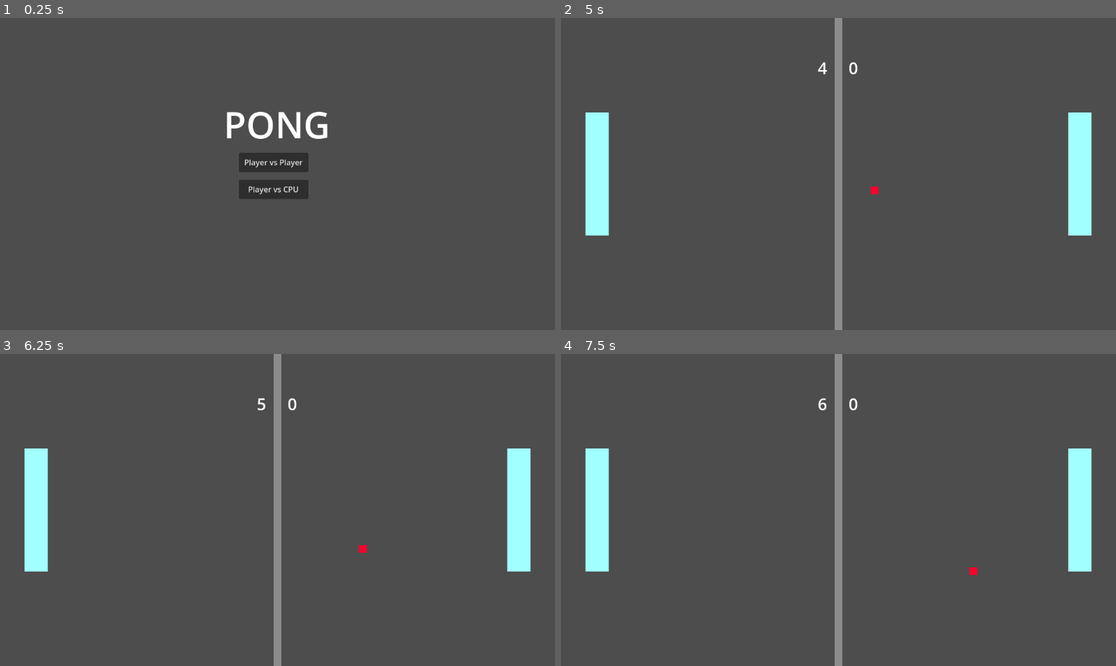
Above: before the commit, frames 1-4 (two rows, left to right).
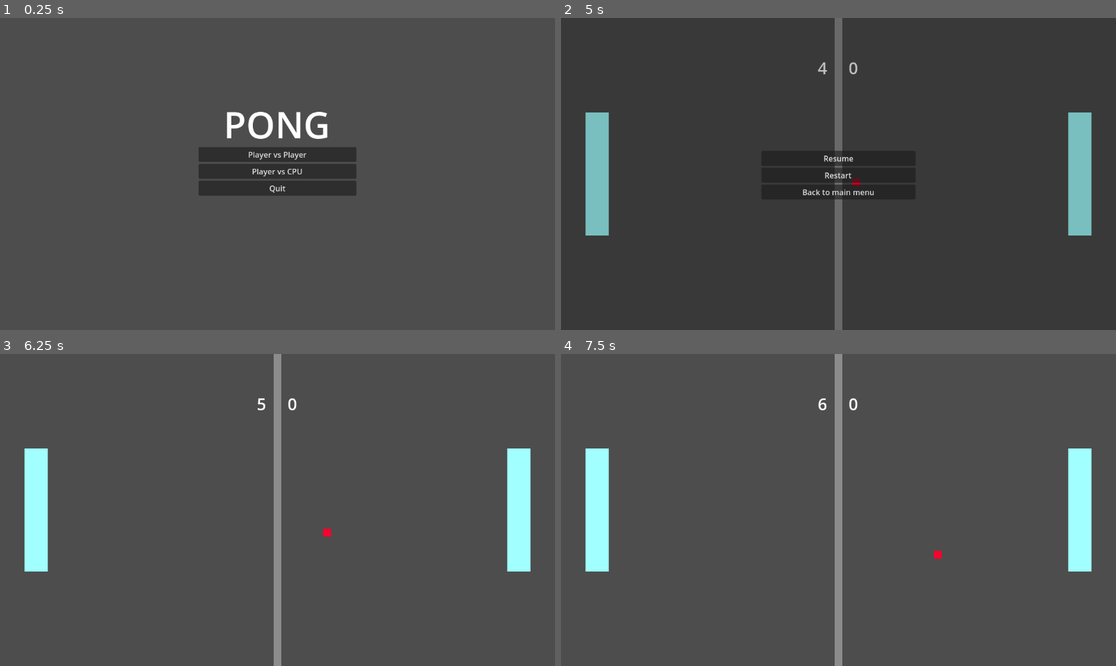
Above: after the commit, the same moments.

Repository: maxeeDev/pong
Game: Godot game, scene res://ui/main_menu.tscn
Two runs of this game, one before a commit and one after it. Both use one fixed random seed, a clock stepped at 60 frames per second and the inputs below.
Inputs (mouse positions are in pixels of both pictures, inside the frame that each line leads up to):
- Up to frame 1 (0.25 s): no input
- Up to frame 2 (5 s): click "Player vs Player" at 0.5 s; tap Enter at 2 s; tap Space at 3.5 s; tap Escape (pause, bound only after the commit) at 4.9 s
- Up to frame 3 (6.25 s): click (277, 494) at 5 s, where only the run after the commit has a clickable "Resume"
- Up to frame 4 (7.5 s): no input

The runs differ from the first frame. In frame 1, 3.2% of the frame differs, in the area x 35-65%, y 41-58%; in frame 2, 8.6%, in the area x 4-96%, y 0-100%; in frame 3, less than 0.1%; in frame 4, less than 0.1%.

Commit message:
add pause menu, tidy up player script

Diff:
--- a/level/level.tscn
+++ b/level/level.tscn
@@ -6,6 +6,7 @@
 [ext_resource type="PackedScene" uid="uid://1r0sbafi8hfx" path="res://player/player.tscn" id="3_qohg2"]
 [ext_resource type="PackedScene" uid="uid://bb2hrwta1smw" path="res://ball/ball.tscn" id="4_vkbyq"]
 [ext_resource type="PackedScene" uid="uid://dgrlq3t3ny43" path="res://level/outside_area.tscn" id="5_ktfr2"]
+[ext_resource type="PackedScene" uid="uid://dq5ebrry7eddo" path="res://ui/pause_menu.tscn" id="7_ivpvi"]
 
 [node name="Level" type="Node2D"]
 script = ExtResource("1_44x8d")
@@ -61,6 +62,10 @@
 scroll_active = false
 horizontal_alignment = 1
 
+[node name="CanvasLayer" type="CanvasLayer" parent="."]
+
+[node name="PauseMenu" parent="CanvasLayer" instance=ExtResource("7_ivpvi")]
+
 [connection signal="body_entered" from="Divider" to="." method="_on_divider_body_entered"]
 [connection signal="body_entered" from="OutsideAreaLeft" to="." method="_on_outside_area_left_body_entered"]
 [connection signal="body_entered" from="OutsideAreaRight" to="." method="_on_outside_area_right_body_entered"]
--- a/player/player.gd
+++ b/player/player.gd
@@ -7,6 +7,7 @@
 var ai_target_ypos: float = 100
 
 const SPEED: int = 400
+const AI_ACCURACY = 50
 
 func _ready() -> void:
 	ball = get_parent().get_node("Ball")
@@ -20,14 +21,14 @@
 		position.y += get_ai_movement_dir() * SPEED * delta
 
 func update_player_position(player_number: int, delta: float) -> void:
-	var direction = Input.get_axis("player" + str(player_number) + "_up" ,"player" + str(player_number) + "_down")
+	direction = Input.get_axis("player" + str(player_number) + "_up" ,"player" + str(player_number) + "_down")
 	position.y += direction * SPEED * delta
 
 # helpful video for pong ai: https://www.youtube.com/watch?v=GRgYRvv2mPY
 
 func get_ai_movement_dir() -> int:
 	var dist_to_target: float = abs(ai_target_ypos - global_position.y)
-	var accuracy_dist: float = 50
+	var accuracy_dist: float = AI_ACCURACY
 
 	ai_target_ypos = ball.global_position.y
 
--- a/project.godot
+++ b/project.godot
@@ -41,6 +41,11 @@
 "events": [Object(InputEventKey,"resource_local_to_scene":false,"resource_name":"","device":-1,"window_id":0,"alt_press …(195 unchanged characters)…
 ]
 }
+pause={
+"deadzone": 0.2,
+"events": [Object(InputEventKey,"resource_local_to_scene":false,"resource_name":"","device":-1,"window_id":0,"alt_pressed":false,"shift_pressed":false,"ctrl_pressed":false,"meta_pressed":false,"pressed":false,"keycode":0,"physical_keycode":4194305,"key_label":0,"unicode":0,"location":0,"echo":false,"script":null)
+]
+}
 
 [rendering]
 
--- a/ui/main_menu.gd
+++ b/ui/main_menu.gd
@@ -1,11 +1,12 @@
 extends Control
-
-var game_scene: PackedScene = preload("res://level/level.tscn")
 
 func _on_player_vs_player_pressed() -> void:
 	Globals.game_mode = Globals.mode.PLAYER_VS_PLAYER
-	get_tree().change_scene_to_packed(game_scene)
+	get_tree().change_scene_to_file("res://level/level.tscn")
 
 func _on_player_vs_cpu_pressed() -> void:
 	Globals.game_mode = Globals.mode.PLAYER_VS_CPU
-	get_tree().change_scene_to_packed(game_scene)
+	get_tree().change_scene_to_file("res://level/level.tscn")
+
+func _on_quit_pressed() -> void:
+	get_tree().quit()
--- a/ui/main_menu.tscn
+++ b/ui/main_menu.tscn
@@ -9,6 +9,7 @@
 anchor_bottom = 1.0
 grow_horizontal = 2
 grow_vertical = 2
+mouse_filter = 2
 script = ExtResource("1_t7e0r")
 
 [node name="Label" type="Label" parent="."]
@@ -27,25 +28,34 @@
 theme_override_font_sizes/font_size = 76
 text = "PONG"
 
-[node name="Buttons" type="Control" parent="."]
-anchors_preset = 0
-offset_left = 496.0
-offset_top = 280.0
-offset_right = 536.0
-offset_bottom = 320.0
+[node name="VBoxContainer" type="VBoxContainer" parent="."]
+layout_mode = 1
+anchors_preset = 8
+anchor_left = 0.5
+anchor_top = 0.5
+anchor_right = 0.5
+anchor_bottom = 0.5
+offset_left = -164.0
+offset_top = -56.0
+offset_right = 164.0
+offset_bottom = 56.0
+grow_horizontal = 2
+grow_vertical = 2
+mouse_filter = 2
 
-[node name="PlayerVsPlayer" type="Button" parent="Buttons"]
-layout_mode = 0
-offset_right = 144.0
-offset_bottom = 40.0
+[node name="PlayerVsPlayer" type="Button" parent="VBoxContainer"]
+layout_mode = 2
 text = "Player vs Player"
 
-[node name="PlayerVsCPU" type="Button" parent="Buttons"]
-layout_mode = 0
-offset_top = 56.0
-offset_right = 144.0
-offset_bottom = 96.0
+[node name="PlayerVsCPU" type="Button" parent="VBoxContainer"]
+layout_mode = 2
 text = "Player vs CPU"
 
-[connection signal="pressed" from="Buttons/PlayerVsPlayer" to="." method="_on_player_vs_player_pressed"]
-[connection signal="pressed" from="Buttons/PlayerVsCPU" to="." method="_on_player_vs_cpu_pressed"]
+[node name="Quit" type="Button" parent="VBoxContainer"]
+layout_mode = 2
+text = "Quit
+"
+
+[connection signal="pressed" from="VBoxContainer/PlayerVsPlayer" to="." method="_on_player_vs_player_pressed"]
+[connection signal="pressed" from="VBoxContainer/PlayerVsCPU" to="." method="_on_player_vs_cpu_pressed"]
+[connection signal="pressed" from="VBoxContainer/Quit" to="." method="_on_quit_pressed"]
--- /dev/null
+++ b/ui/pause_menu.gd
@@ -0,0 +1,32 @@
+extends Control
+
+func resume():
+	get_tree().paused = false
+	visible = false
+
+func pause():
+	get_tree().paused = true
+	visible = true
+
+func handle_pause_menu() -> void:
+	if Input.is_action_just_pressed("pause") and !get_tree().paused:
+		pause()
+	elif Input.is_action_just_pressed("pause") and get_tree().paused:
+		resume()
+
+func _ready() -> void:
+	visible = false
+
+func _process(_delta: float) -> void:
+	handle_pause_menu()
+
+func _on_resume_pressed() -> void:
+	resume()
+
+func _on_restart_pressed() -> void:
+	resume()
+	get_tree().reload_current_scene()
+
+func _on_back_to_main_menu_pressed() -> void:
+	resume()
+	get_tree().change_scene_to_file("res://ui/main_menu.tscn")
--- /dev/null
+++ b/ui/pause_menu.tscn
@@ -0,0 +1,42 @@
+[gd_scene load_steps=2 format=3 uid="uid://dq5ebrry7eddo"]
+
+[ext_resource type="Script" uid="uid://cpwqlpx0fshy4" path="res://ui/pause_menu.gd" id="1_50142"]
+
+[node name="PauseMenu" type="Control"]
+process_mode = 3
+layout_mode = 3
+anchors_preset = 15
+anchor_right = 1.0
+anchor_bottom = 1.0
+grow_horizontal = 2
+grow_vertical = 2
+script = ExtResource("1_50142")
+
+[node name="ColorRect" type="ColorRect" parent="."]
+layout_mode = 0
+offset_right = 1152.0
+offset_bottom = 648.0
+color = Color(0, 0, 0, 0.25098)
+
+[node name="VBoxContainer" type="VBoxContainer" parent="."]
+layout_mode = 0
+offset_left = 416.0
+offset_top = 276.0
+offset_right = 736.0
+offset_bottom = 377.0
+
+[node name="Resume" type="Button" parent="VBoxContainer"]
+layout_mode = 2
+text = "Resume"
+
+[node name="Restart" type="Button" parent="VBoxContainer"]
+layout_mode = 2
+text = "Restart"
+
+[node name="BackToMainMenu" type="Button" parent="VBoxContainer"]
+layout_mode = 2
+text = "Back to main menu"
+
+[connection signal="pressed" from="VBoxContainer/Resume" to="." method="_on_resume_pressed"]
+[connection signal="pressed" from="VBoxContainer/Restart" to="." method="_on_restart_pressed"]
+[connection signal="pressed" from="VBoxContainer/BackToMainMenu" to="." method="_on_back_to_main_menu_pressed"]
Not shown: 1 places in level/level.tscn that only renumber resources
Not shown, added: ui/pause_menu.gd.uid
